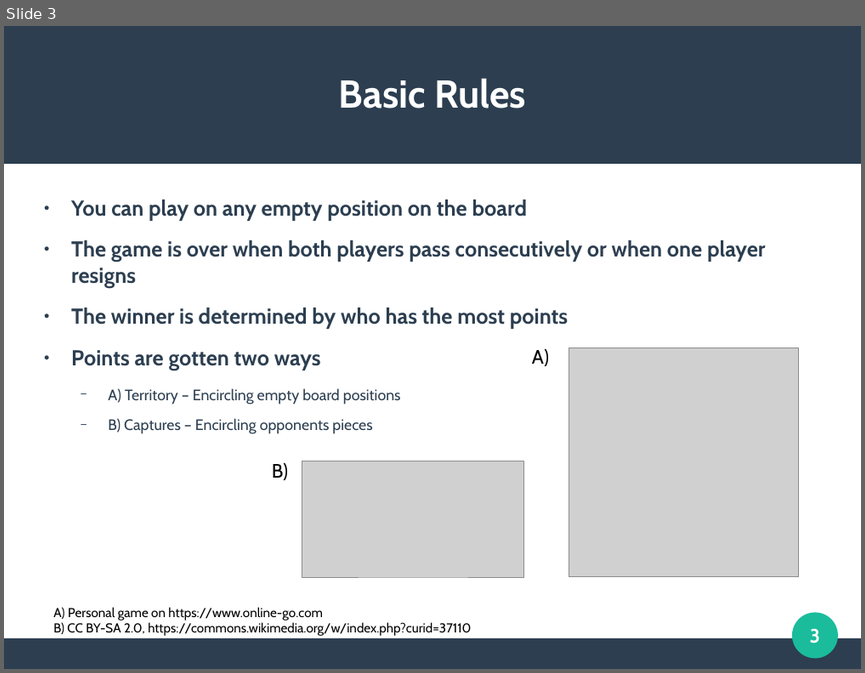
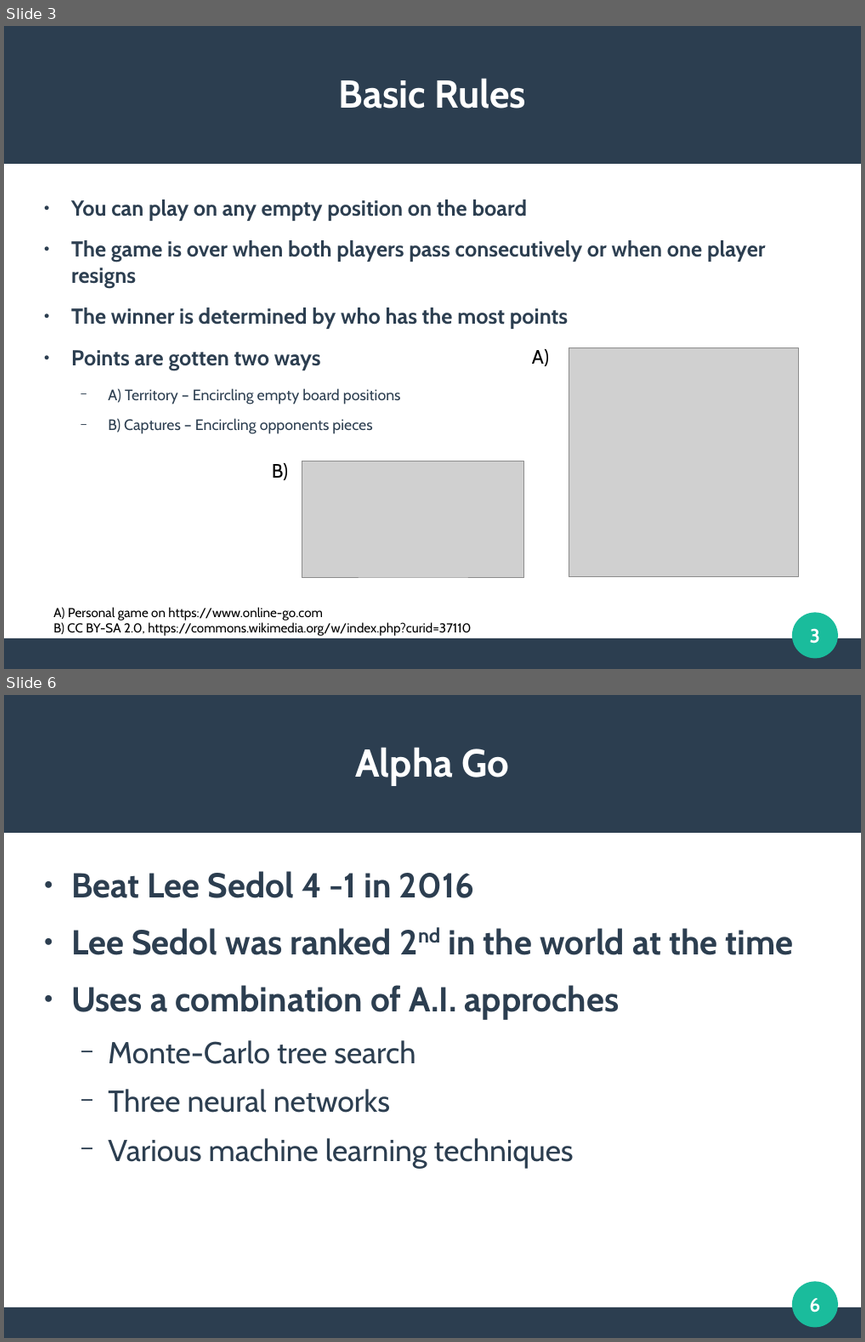
Before and after one commit to DSWallach/CommonLisp-Go, a slide deck: docs/WallachPresentation.odp. Shown one above the other, each under a label of ours: slide 3 before the commit, slides 3 and 6 after it; the slides between them are not shown. The pictures are 865x673 and 865x1342 pixels, drawn with LibreOffice and Linux fonts; fonts in the diff are those of the drawing; grey boxes stand for pictures. Boxes give left, top, right and bottom in pixels: in the first picture for what was removed or moved away, otherwise in the second. Text is boxed around its words. In the diff, an @@ line names an element or a change of style, - is before the commit and + after.

```diff
--- a/docs/WallachPresentation.odp
+++ b/docs/WallachPresentation.odp
@@ slide 6 added at (4,695,861,1338), background #FFFFFF; not listed: 3 template elements that a slide beside it also shows @@
@@ title added at (356,747,509,786), 36 pt, text #FFFFFF, bold @@
+Alpha Go
@@ text added at (71,871,794,1168), 32 pt, text #2C3E50, bold @@
+● Beat Lee Sedol 4 -1 in 2016
+● Lee Sedol was ranked 2nd in the world at the time
+● Uses a combination of A.I. approches
+  − Monte-Carlo tree search
+  − Three neural networks
+  − Various machine learning techniques
@@ page number added at (809,1298,820,1312), 18 pt, text #FFFFFF, bold @@
+6
```
Also in this commit, not shown: 2 slides changed, 6 other slides added, 4 slides removed, 10 other files.
